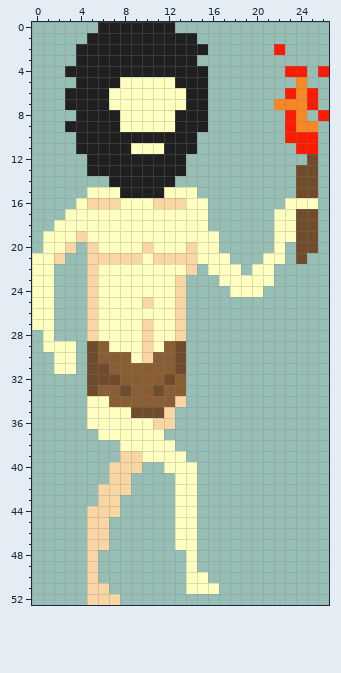
Two versions of one pixel-art sprite, sprites/images/spr_player_move_2_1.png. The first picture shows the starting point.
The file is 27x53 pixels.
And afterwards:
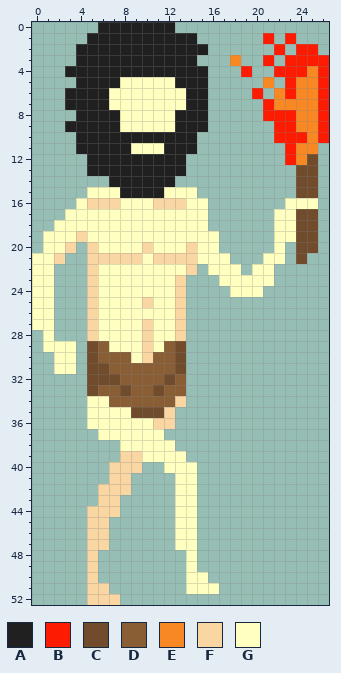
Palette (. is transparent): A #202020  B #fd1c02  C #704b2c  D #8a5e35  E #f88823  F #f9d6a2  G #ffffc0
The edit:
There is now colour B in row 1 at x 21 and 23; in row 2 at x 24 to 25; in row 3 at x 21 and 23 to 26; in row 4 at x 19 and 22; in row 5 at x 23 and 26; in row 6 at x 20 and 26.
There is now colour B in row 7 at x 21 and 26; in row 8 at x 21 to 22; in rows 9 to 10 at x 22 and 26; in rows 11 to 12 at x 23.
There is now colour E in row 3 at x 18; in row 4 at x 25; in row 5 at x 21 and 25; in row 6 at x 22; in row 8 at x 25; in row 12 at x 24.
The edit turns colour B into colour E in rows 6 to 7 at x 25; in row 10 at x 25; in row 11 at x 24 to 25.
Pixel boxes of the changes (left, top, right, bottom) in both pictures:
changed: (230, 33, 329, 165)
